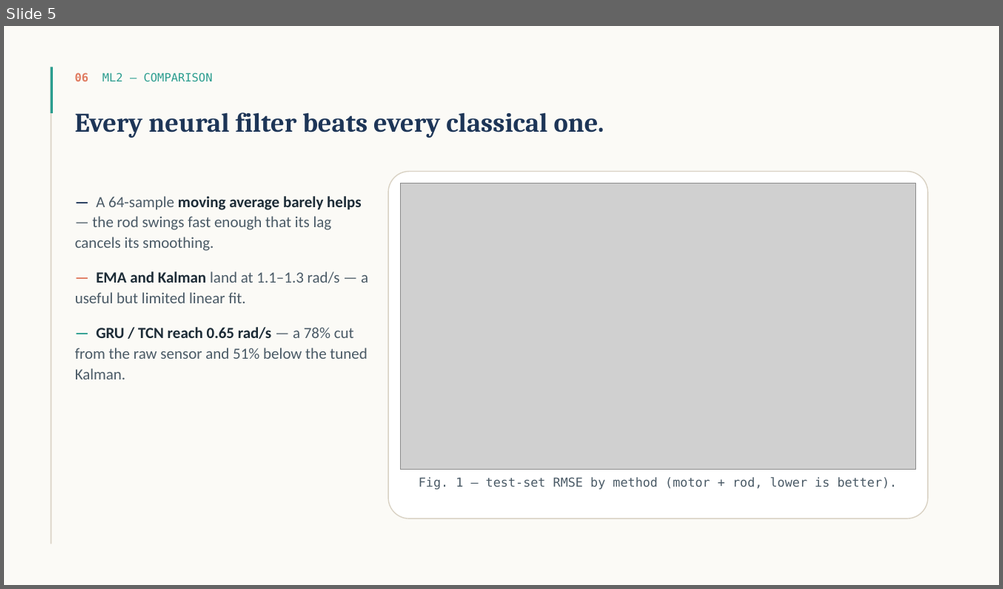
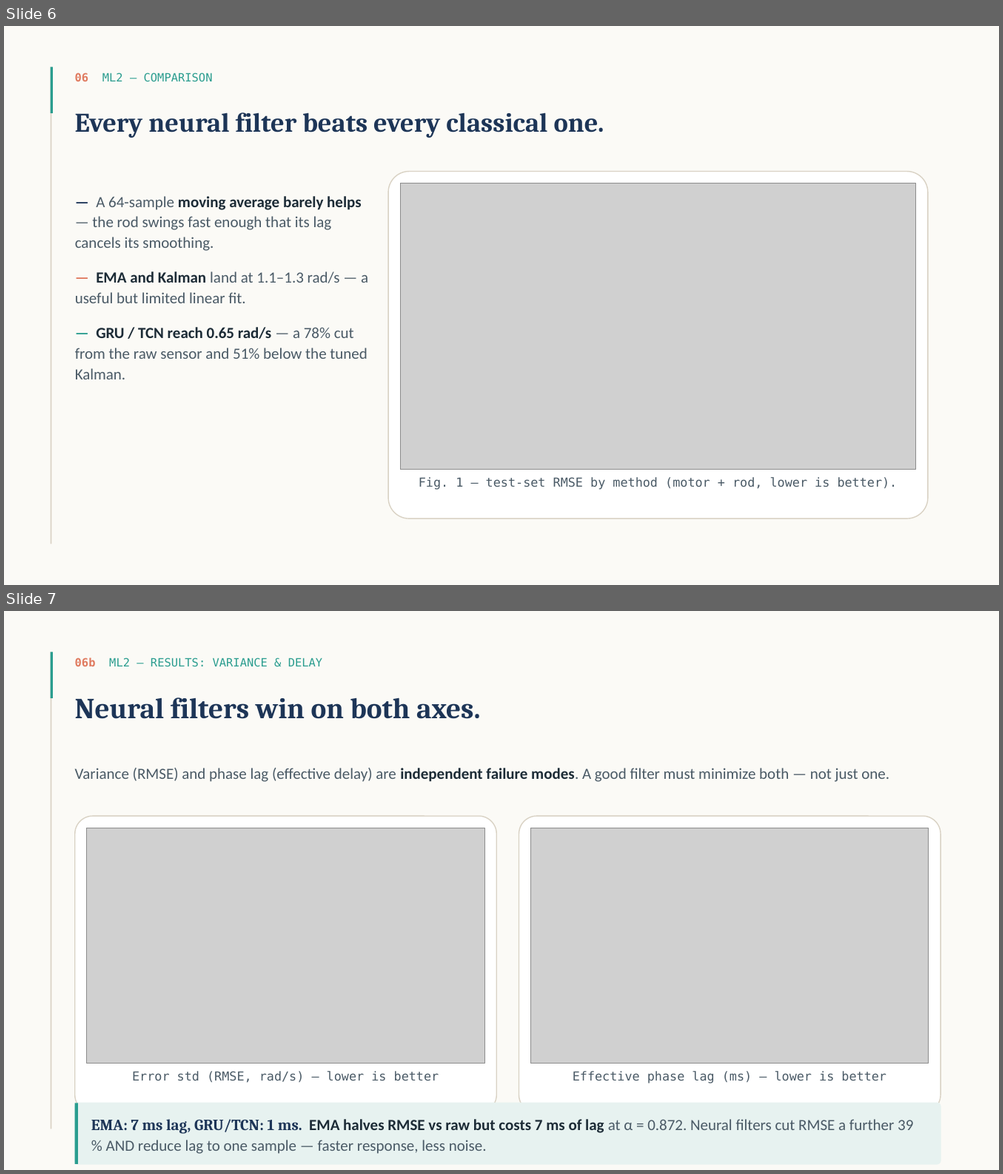
Before and after one commit to Riad-Attou/ai-electrical-engineering, a slide deck: presentation.pptx. Shown one above the other, each under a label of ours: slide 5 before the commit, slides 6 and 7 after it. The pictures are 1003x589 and 1003x1174 pixels, drawn with LibreOffice and Linux fonts; fonts in the diff are those of the drawing; grey boxes stand for pictures. Boxes give left, top, right and bottom in pixels: in the first picture for what was removed or moved away, otherwise in the second. Text is boxed around its words. In the diff, an @@ line names an element or a change of style, - is before the commit and + after.

```diff
--- a/presentation.pptx
+++ b/presentation.pptx
@@ slide 7 added at [4,611,999,1170], background #FBFAF6 @@
@@ rectangle added at [51,652,52,1130], fill #D9D2C4 @@
@@ rectangle added at [51,652,53,698], fill #2A9D8F @@
@@ text added at [75,658,322,667], 11 pt, text #2A9D8F @@
+06b ML2 — RESULTS: VARIANCE & DELAY
@@ text added at [75,698,481,719], 28 pt, text #1D3557, bold @@
+Neural filters win on both axes.
@@ text added at [75,768,889,782], 15 pt, text #4A5A66 @@
+Variance (RMSE) and phase lag (effective delay) are independent failure modes. A good filter must minimize both — not just one.
@@ rounded rectangle added at [75,816,496,1113], fill #FFFFFF, outline #D9D2C4 1 pt @@
@@ picture added at [87,828,484,1064] @@
@@ rounded rectangle added at [519,816,940,1113], fill #FFFFFF, outline #D9D2C4 1 pt @@
@@ picture added at [531,828,928,1064] @@
@@ text added at [132,1071,439,1083], 12 pt, text #4A5A66 @@
+Error std (RMSE, rad/s) — lower is better
@@ text added at [572,1071,886,1084], 12 pt, text #4A5A66 @@
+Effective phase lag (ms) — lower is better
@@ rounded rectangle added at [75,1103,940,1165], fill #E7F2F0, outline #E7F2F0 1 pt @@
@@ rectangle added at [75,1103,78,1165], fill #2A9D8F @@
@@ text added at [91,1119,913,1154], 15 pt, text #4A5A66 @@
+EMA: 7 ms lag, GRU/TCN: 1 ms. EMA halves RMSE vs raw but costs 7 ms of lag at α = 0.872. Neural filters cut RMSE a further 39 % AND reduce lag to one sample — faster response, less noise.
@@ what was slide 5 is now slide 6 @@
```
Also in this commit, not shown: 1 other slide added, 6 other files.
